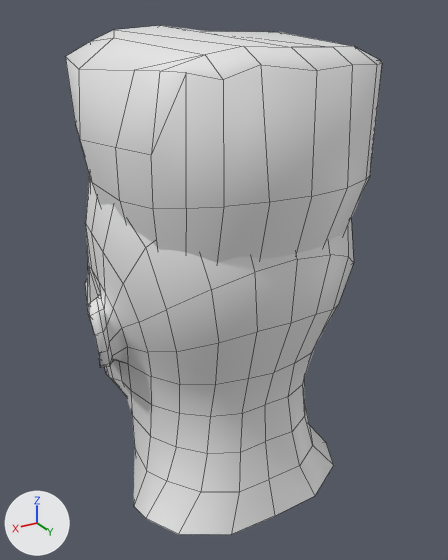
Before and after pictures for a commit that changed the FBX model Assets/_3D_Assets_/Avatares/FBX/Meshes/HCabezaAfro03.FBX.
Both versions are drawn from a camera (50 mm lens) standing at (0.186, 0.301, 1.862) and looking at (-0.015, -0.033, 1.695). Lighting does not change. The marker at lower left points along +X, +Y and +Z. Mesh edges are drawn as thin lines. Materials are left out; every surface is plain grey. Where no turn or scale is listed for an object, it has been applied to the vertices.

Objects in the first picture: 'hombre_cabeza_afro_01'.
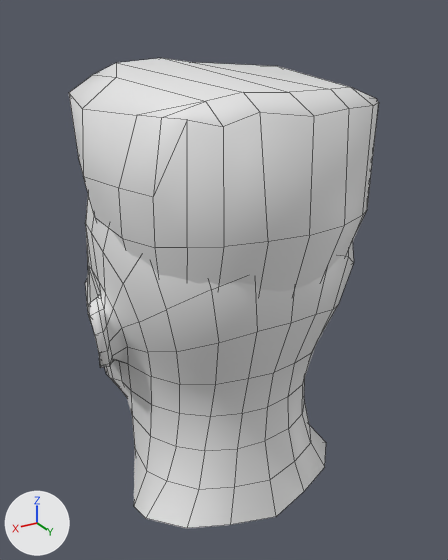
Where the change shows, as pixel boxes [x1, y1, x2, y2] in the pictures (448 x 560 px; the box of a moved part takes in the faces that stretch with it):
'hombre_cabeza_afro_01', reshaped (8% shorter)
    before: [65, 25, 382, 535]
    after: [69, 58, 379, 528]
part 1 of me_mesh, moved or reshaped
    before: [65, 25, 382, 263]
    after: [69, 58, 379, 292]
part 2 of me_mesh, moved or reshaped
    before: [146, 363, 334, 535]
    after: [146, 363, 326, 528]

The edits, one by one:
me_mesh has 692 vertices, 680 faces and spans x -0.089..0.089, y -0.151..0.074, z 1.524..1.855.
me_mesh is used by ob_hombre_cabeza_afro_01; location (0.0, 0.0, 0.0).
Before the commit, vertices of me_mesh: 247 (-0.044, 0.037, 1.592) at pixel (312, 445), 250 (-0.037, 0.034, 1.617) at pixel (304, 415), 557 (0.037, 0.034, 1.617) at pixel (207, 453), 558 (0.044, 0.037, 1.592) at pixel (200, 491).
me_mesh part 1: the loose piece of 82 vertices spanning x -0.081..0.08, y -0.116..0.074, z 1.727..1.855 is moved by (0.0, 0.0, -0.02).
Part 2, on me_mesh:
Vertices 247, 250, 557, 558 of me_mesh move by (0.0, -0.003, 0.0).
Vertex 265 of me_mesh moves from (0.0, 0.055, 1.567) at pixel (275, 515) to (0.0, 0.056, 1.567) at pixel (276, 516).
Vertex 266 of me_mesh moves from (-0.033, 0.055, 1.567) at pixel (315, 495) to (-0.029, 0.048, 1.567) at pixel (304, 491).
Vertex 267 of me_mesh moves from (-0.023, 0.048, 1.591) at pixel (299, 465) to (-0.023, 0.043, 1.591) at pixel (294, 461).
Vertex 268 of me_mesh moves from (-0.02, 0.044, 1.617) at pixel (292, 431) to (-0.02, 0.04, 1.617) at pixel (288, 428).
Vertex 272 of me_mesh moves from (-0.062, 0.039, 1.569) at pixel (333, 465) to (-0.055, 0.038, 1.569) at pixel (324, 467).
Vertex 563 of me_mesh moves from (0.02, 0.044, 1.617) at pixel (240, 452) to (0.02, 0.04, 1.617) at pixel (237, 448).
Vertex 571 of me_mesh moves from (0.023, 0.048, 1.591) at pixel (239, 491) to (0.023, 0.043, 1.591) at pixel (234, 486).
Vertex 572 of me_mesh moves from (0.033, 0.055, 1.567) at pixel (231, 534) to (0.029, 0.048, 1.567) at pixel (230, 524).
Vertex 573 of me_mesh moves from (0.062, 0.039, 1.569) at pixel (178, 534) to (0.055, 0.038, 1.569) at pixel (186, 528).
Vertex 574 of me_mesh moves from (0.0, 0.047, 1.59) at pixel (269, 479) to (0.0, 0.048, 1.59) at pixel (270, 479).
Vertex 575 of me_mesh moves from (0.0, 0.042, 1.616) at pixel (265, 441) to (0.0, 0.042, 1.616) at pixel (265, 440).
Vertex 576 of me_mesh moves from (0.0, 0.04, 1.642) at pixel (265, 404) to (0.0, 0.043, 1.642) at pixel (267, 407).
